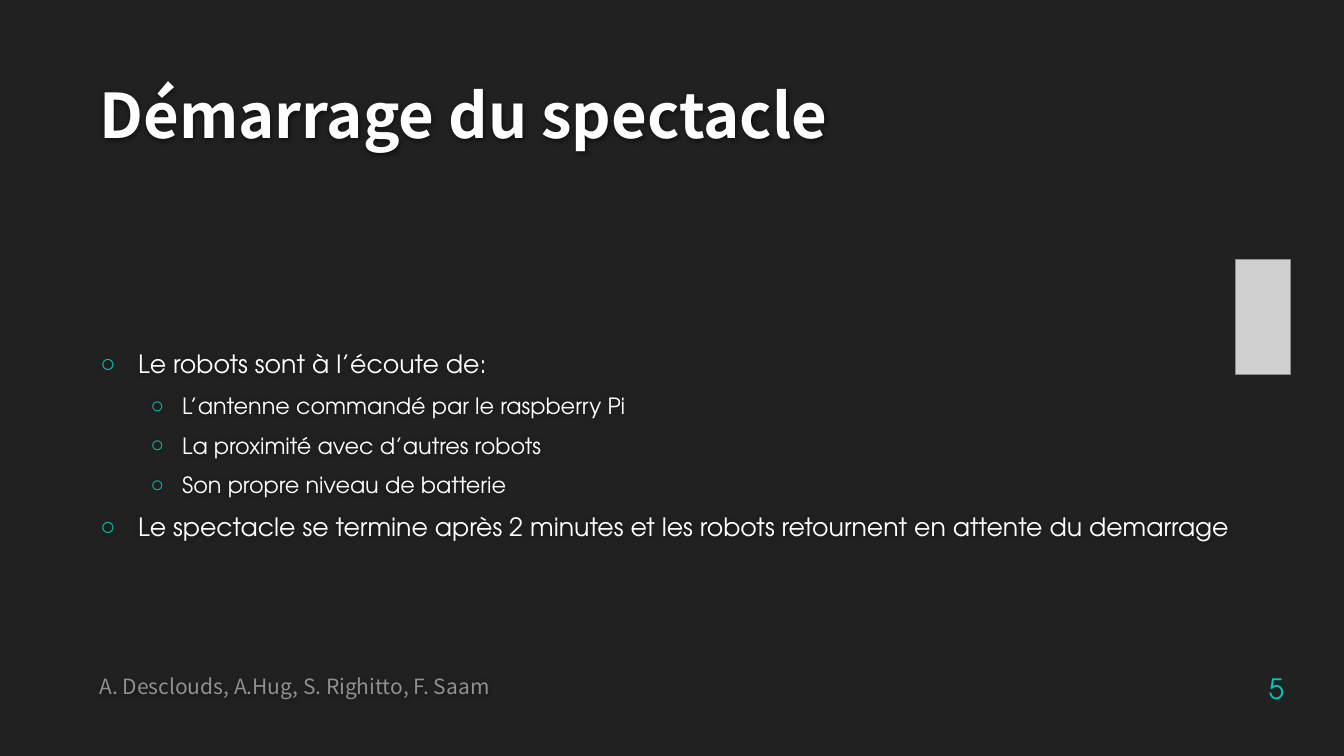
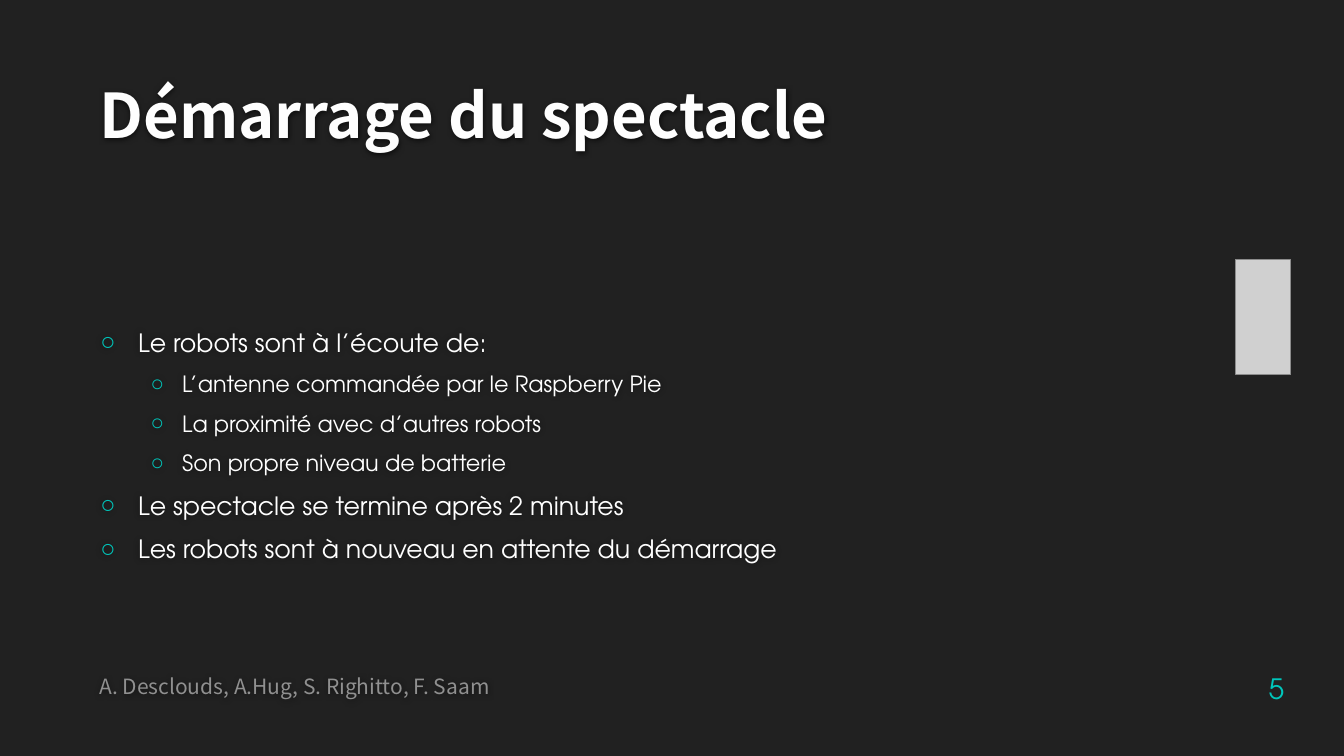
Before and after one commit to SimoneRighitto/SFT15_Elisa, a slide deck: slide 5 of Elisa-3_presentation.pptx. Drawn at 1344x756 pixels with LibreOffice and Linux fonts; fonts in the diff are those of the drawing; grey boxes stand for pictures; background and template pictures are left out. Boxes give left, top, right and bottom in pixels: in the first picture for what was removed or moved away, otherwise in the second. Text is boxed around its words. In the diff, an @@ line names an element or a change of style, - is before the commit and + after.

```diff
--- a/Elisa-3_presentation.pptx
+++ b/Elisa-3_presentation.pptx
@@ text at box(182, 375, 662, 397): text changed @@
-  ○ L’antenne commandé par le raspberry Pi
+  ○ L’antenne commandée par le Raspberry Pie
@@ text at box(138, 496, 776, 564): text changed @@
-○ Le spectacle se termine après 2 minutes et les robots retournent en attente du demarrage
+○ Le spectacle se termine après 2 minutes
+○ Les robots sont à nouveau en attente du démarrage
```
Also in this commit, not shown: 14 other slides changed.
